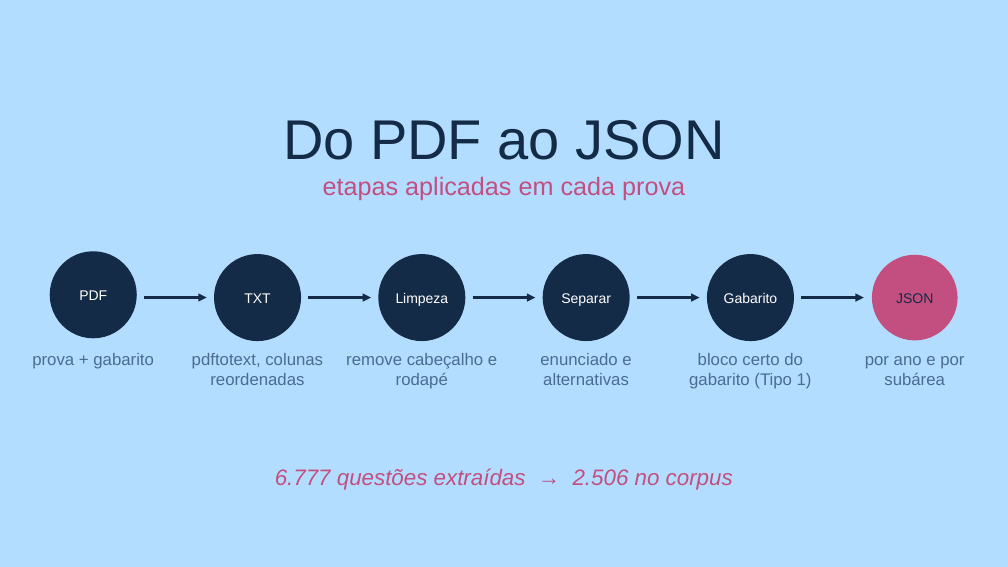
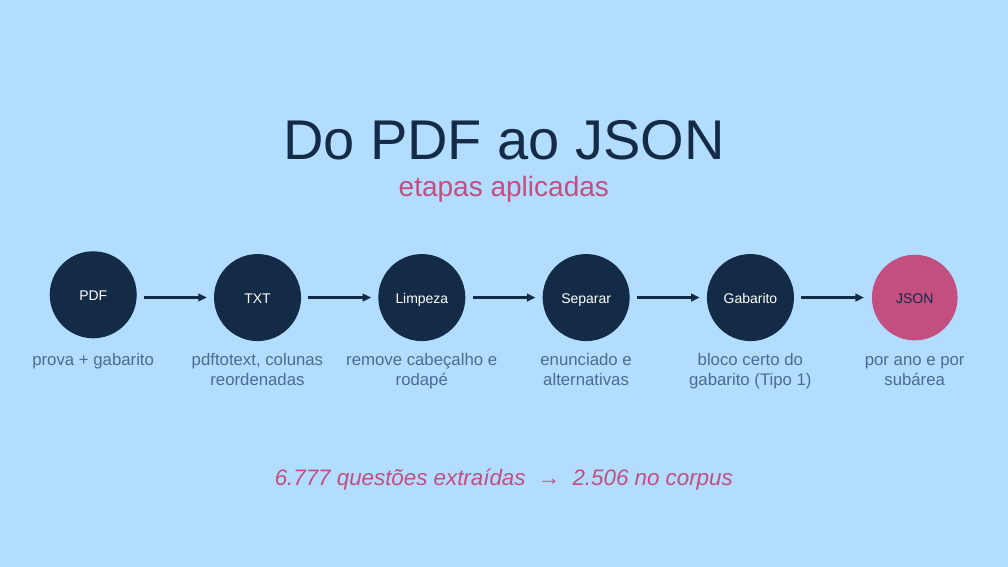
Before and after one commit to barbaradasilvadapper/T1-PLN, a slide deck: slide 5 of entregaveis/Trabalho1_PLN.pptx. Drawn at 1008x567 pixels with LibreOffice and Linux fonts; fonts in the diff are those of the drawing. Boxes give left, top, right and bottom in pixels: in the first picture for what was removed or moved away, otherwise in the second. Text is boxed around its words. In the diff, an @@ line names an element or a change of style, - is before the commit and + after.

```diff
--- a/entregaveis/Trabalho1_PLN.pptx
+++ b/entregaveis/Trabalho1_PLN.pptx
@@ text at [399,175,609,201]: text changed; size 18 to 20 pt @@
-etapas aplicadas em cada prova
+etapas aplicadas
```
Also in this commit, not shown: 15 other slides changed, 3 slides added, 3 slides removed, 3 other files.
